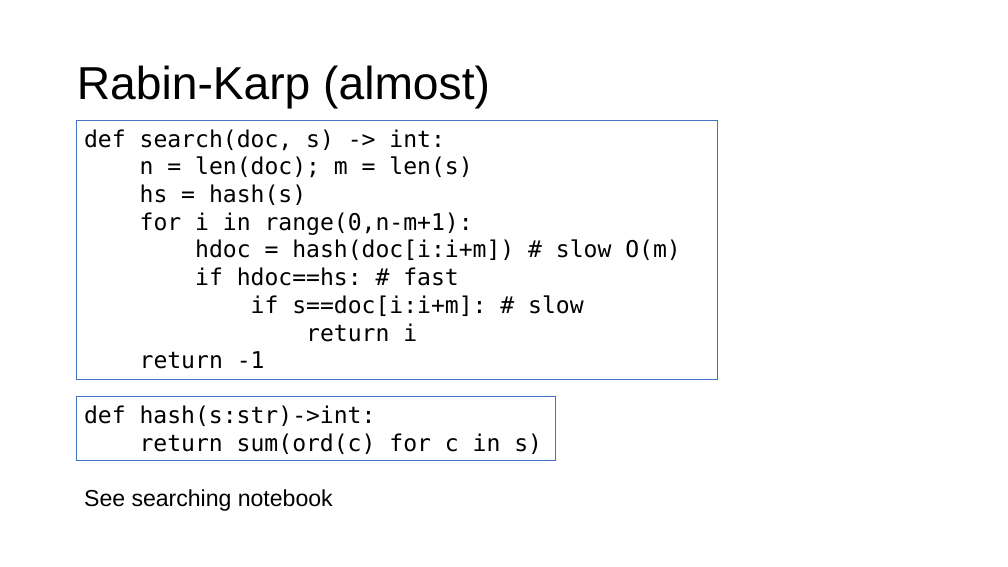
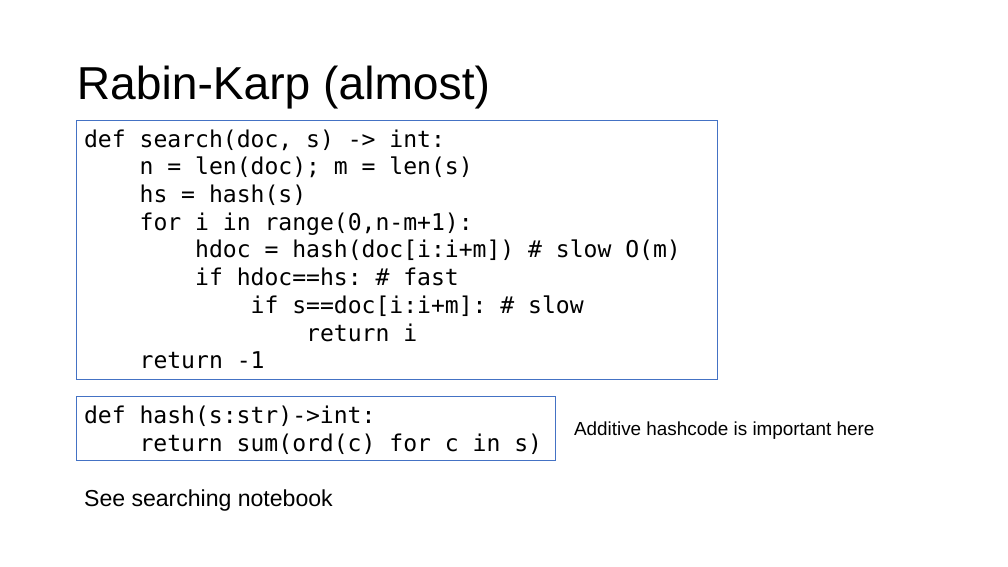
Before and after one commit to parrt/msds689, a slide deck: slide 7 of notes/searching.pptx. Drawn at 1008x567 pixels with LibreOffice and Linux fonts; fonts in the diff are those of the drawing; background and template pictures are left out. Boxes give left, top, right and bottom in pixels: in the first picture for what was removed or moved away, otherwise in the second. Text is boxed around its words. In the diff, an @@ line names an element or a change of style, - is before the commit and + after.

```diff
--- a/notes/searching.pptx
+++ b/notes/searching.pptx
@@ text added at (x1=574, y1=421, x2=875, y2=439), 18 pt, text #000000 @@
+Additive hashcode is important here
```
Also in this commit, not shown: 6 other slides changed, 3 other files.
